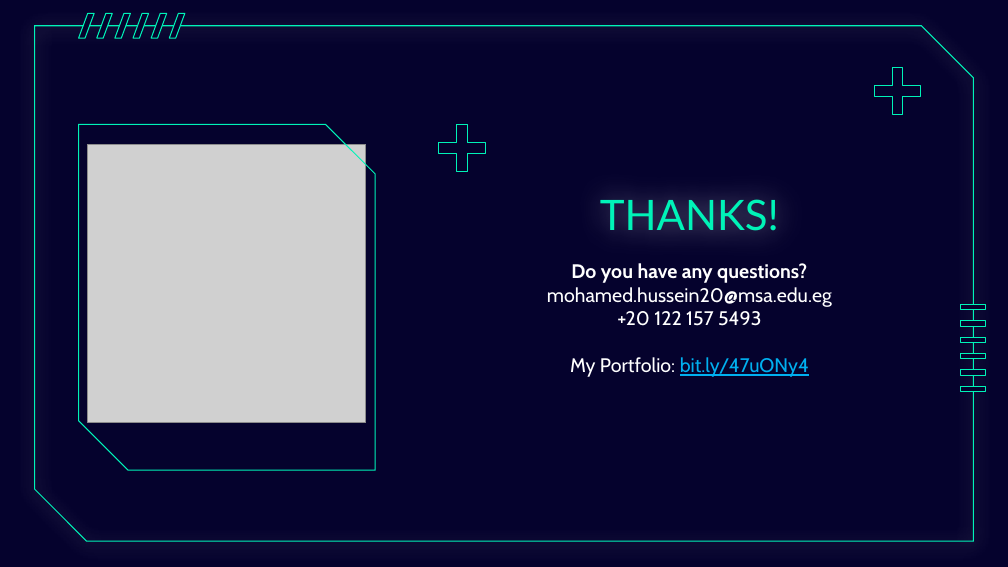
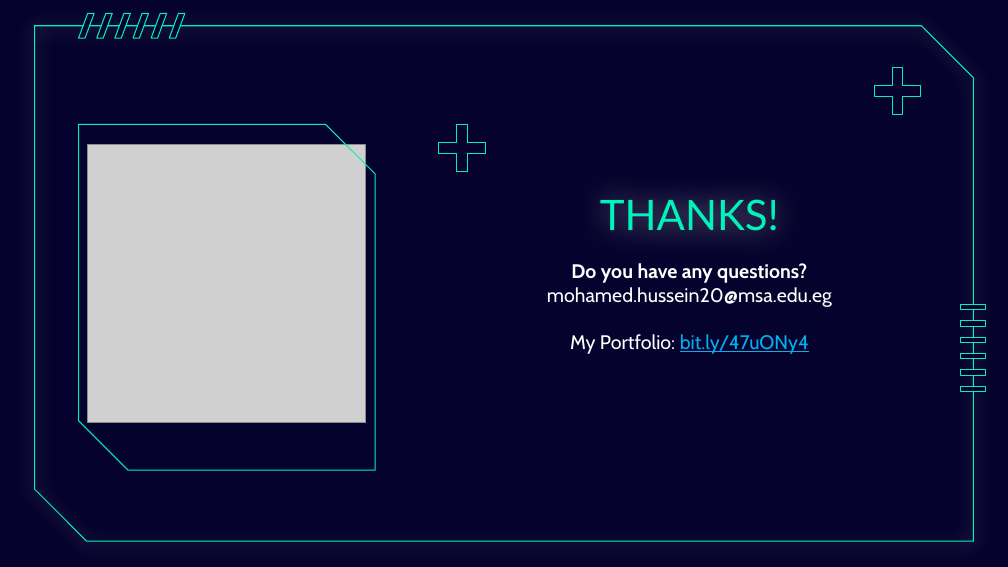
Before and after one commit to MohamedHussein811/Divide-and-Conquer, a slide deck: slide 43 of Divide And Conquer Explaination.pptx. Drawn at 1008x567 pixels with LibreOffice and Linux fonts; fonts in the diff are those of the drawing; grey boxes stand for pictures; background and template pictures are left out. Boxes give left, top, right and bottom in pixels: in the first picture for what was removed or moved away, otherwise in the second. Text is boxed around its words. In the diff, an @@ line names an element or a change of style, - is before the commit and + after.

```diff
--- a/Divide And Conquer Explaination.pptx
+++ b/Divide And Conquer Explaination.pptx
@@ subtitle at [617, 311, 762, 326]: paragraph removed @@
-+20 122 157 5493
```
